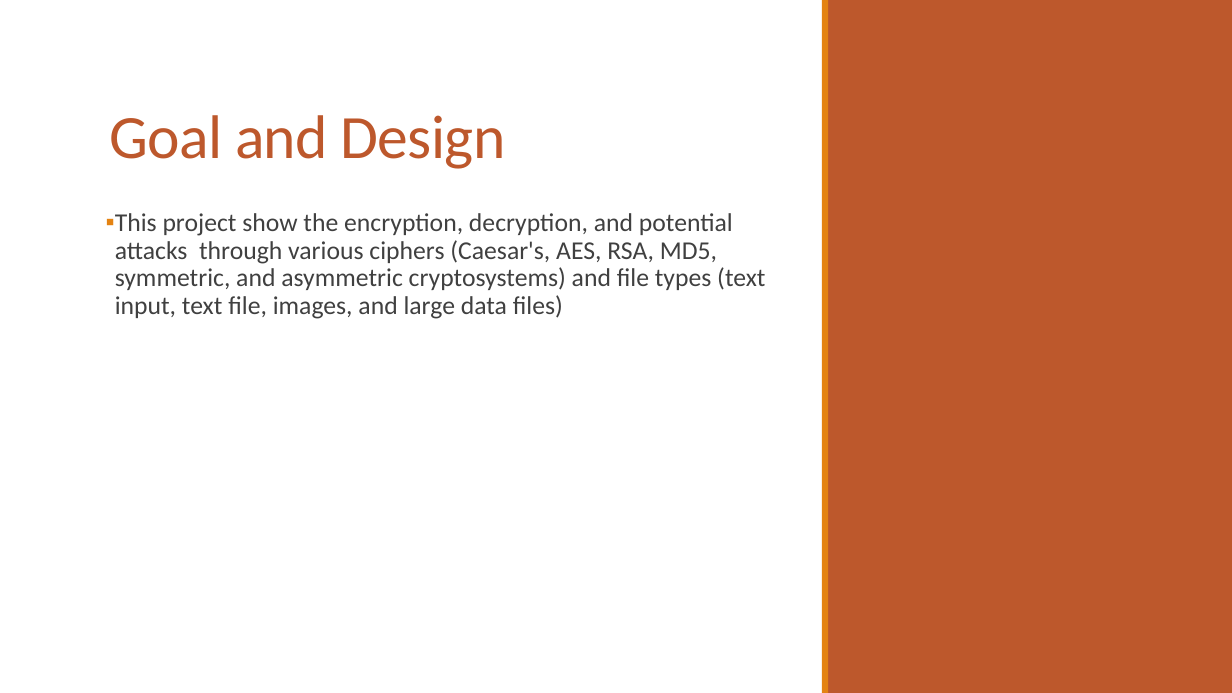
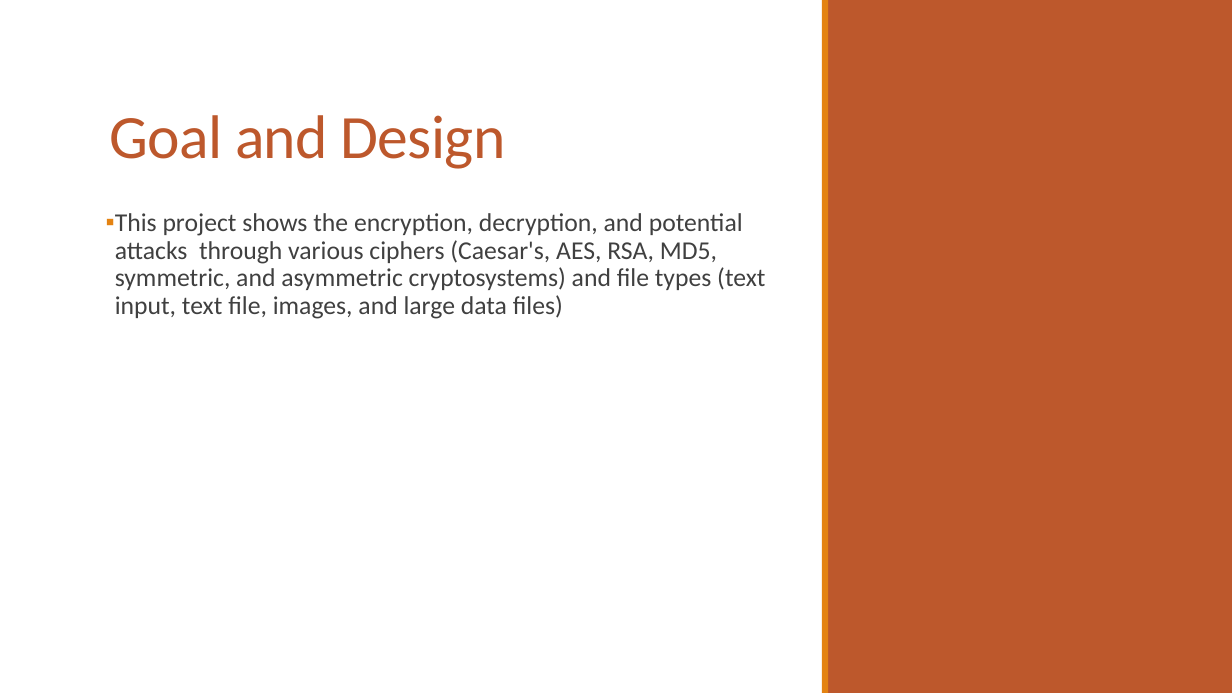
Before and after one commit to AFA20SCM50O/CS528, a slide deck: slide 4 of Documentation/Demo.pptx. Drawn at 1232x693 pixels with LibreOffice and Linux fonts; fonts in the diff are those of the drawing. Boxes give left, top, right and bottom in pixels: in the first picture for what was removed or moved away, otherwise in the second. Text is boxed around its words. In the diff, an @@ line names an element or a change of style, - is before the commit and + after.

```diff
--- a/Documentation/Demo.pptx
+++ b/Documentation/Demo.pptx
@@ text at (x1=115, y1=213, x2=765, y2=319): text changed @@
-▪ This project show the encryption, decryption, and potential attacks through various ciphers (Caesar's, AES, RSA, MD5, symmetric, and asymmetric cryptosystems) and file types (text input, text file, images, and large data files)
+▪ This project shows the encryption, decryption, and potential attacks through various ciphers (Caesar's, AES, RSA, MD5, symmetric, and asymmetric cryptosystems) and file types (text input, text file, images, and large data files)
```
Also in this commit, not shown: 7 other files.
